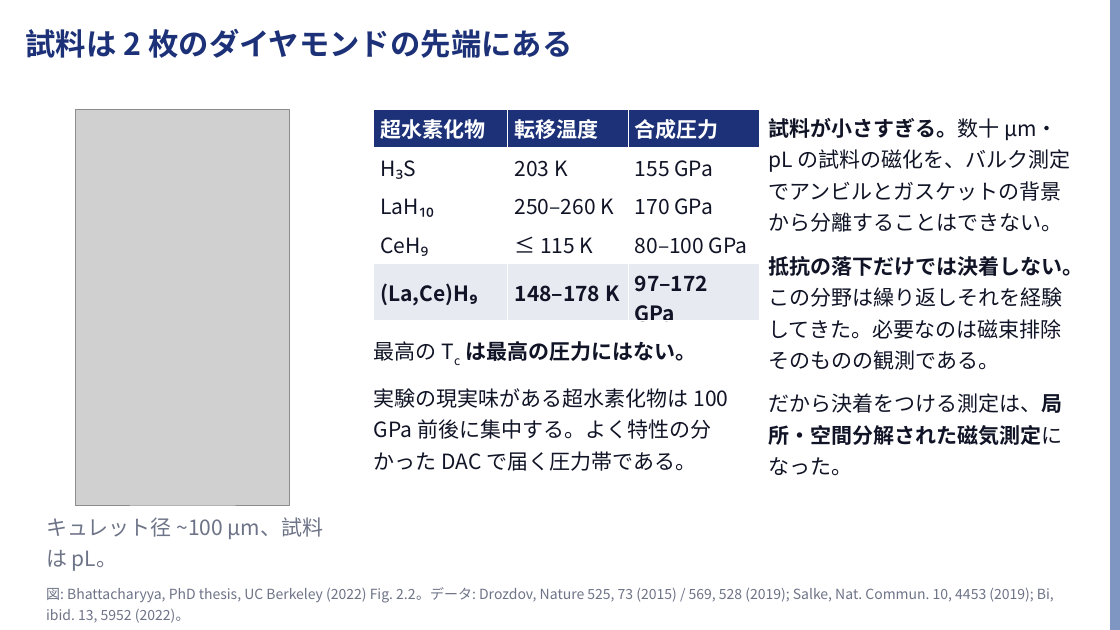
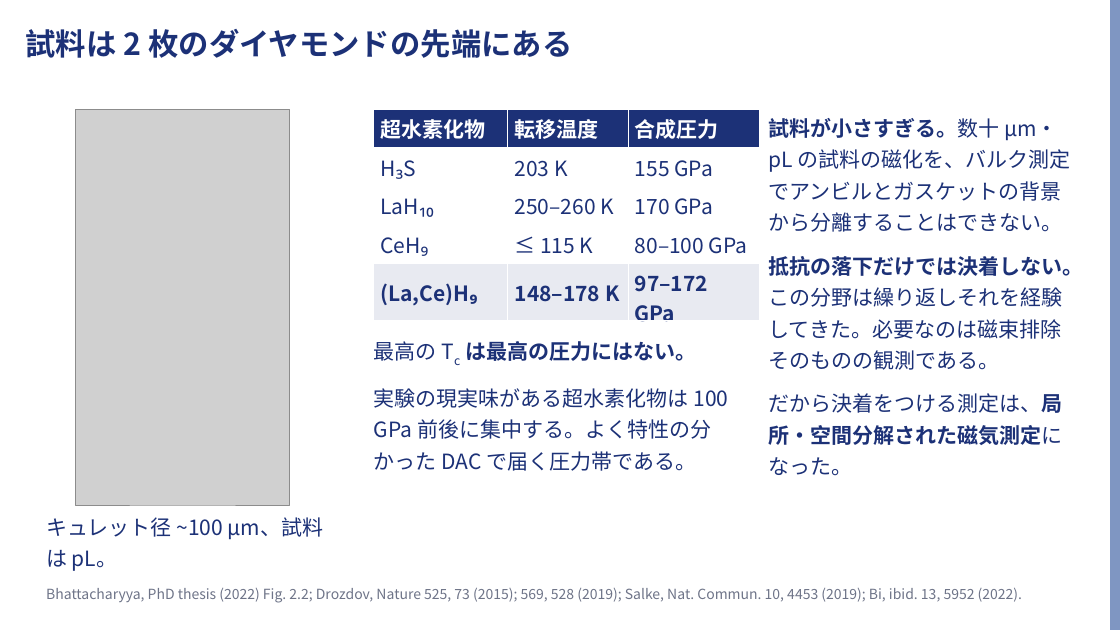
Before and after one commit to Risei412/ultra-high-pressure-ODMR, a slide deck: slide 2 of slides/odmr_473nm_talk.pptx. Drawn at 1120x630 pixels with LibreOffice and Linux fonts; fonts in the diff are those of the drawing; grey boxes stand for pictures; background and template pictures are left out. Boxes give left, top, right and bottom in pixels: in the first picture for what was removed or moved away, otherwise in the second. Text is boxed around its words. In the diff, an @@ line names an element or a change of style, - is before the commit and + after.

```diff
--- a/slides/odmr_473nm_talk.pptx
+++ b/slides/odmr_473nm_talk.pptx
@@ table at bbox=[374, 109, 760, 324] @@
@@ text colour #101426 to #1C3177 in "H₃S", "203 K", "155 GPa", "LaH₁₀" and 8 more places @@
@@ text "試料が小さすぎる。数十 µm・pL の試料の磁化を、バルク測定でアンビルとガスケットの背景から分離することはできない。" at bbox=[769, 118, 1084, 476]: text colour #101426 to #1C3177 @@
@@ text "最高の Tc は最高の圧力にはない。" at bbox=[374, 341, 728, 471]: text colour #101426 to #1C3177 @@
@@ text "キュレット径 ~100 µm、試料は pL。" at bbox=[46, 517, 324, 571]: text colour #6E7488 to #1C3177 @@
@@ text at bbox=[46, 588, 1022, 603]: text changed @@
-図: Bhattacharyya, PhD thesis, UC Berkeley (2022) Fig. 2.2。データ: Drozdov, Nature 525, 73 (2015) / 569, 528 (2019); Salke, Nat. Commun. 10, 4453 (2019); Bi, ibid. 13, 5952 (2022)。
+Bhattacharyya, PhD thesis (2022) Fig. 2.2; Drozdov, Nature 525, 73 (2015); 569, 528 (2019); Salke, Nat. Commun. 10, 4453 (2019); Bi, ibid. 13, 5952 (2022).
```
Also in this commit, not shown: 7 other slides changed, 8 other files.
